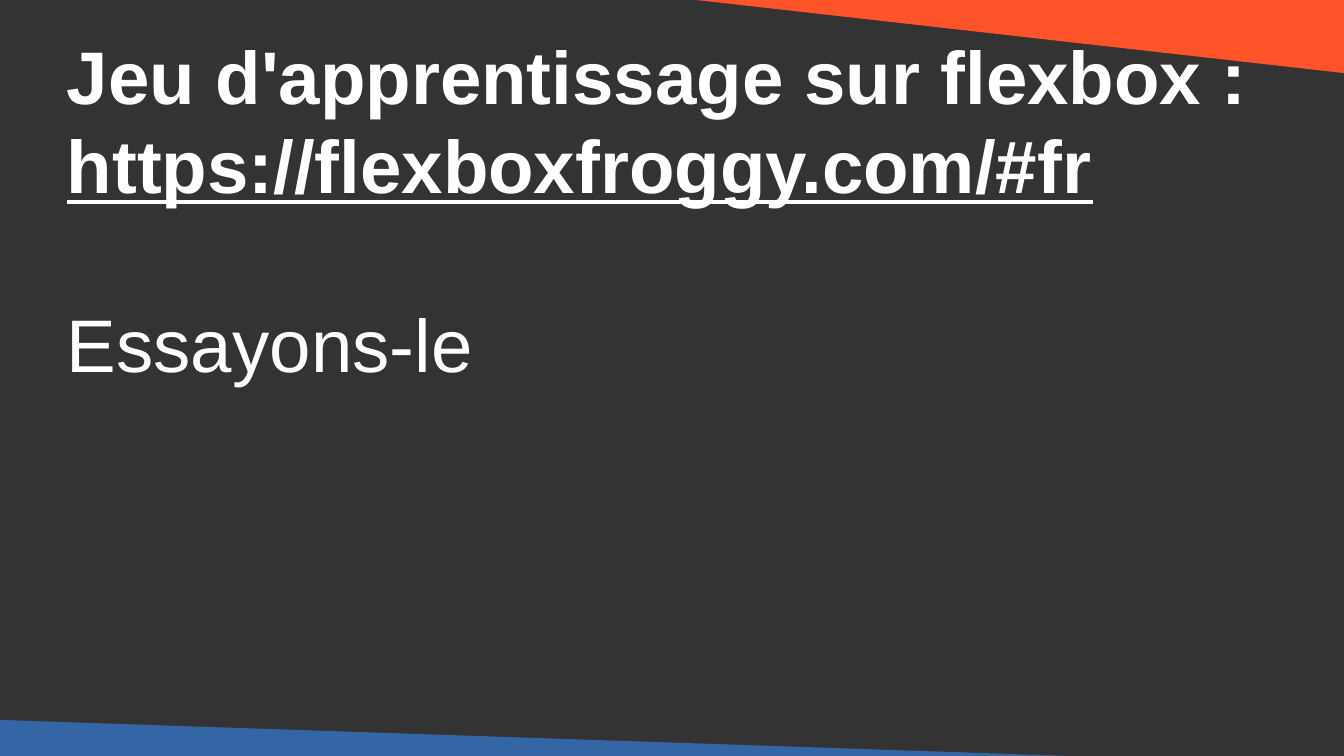
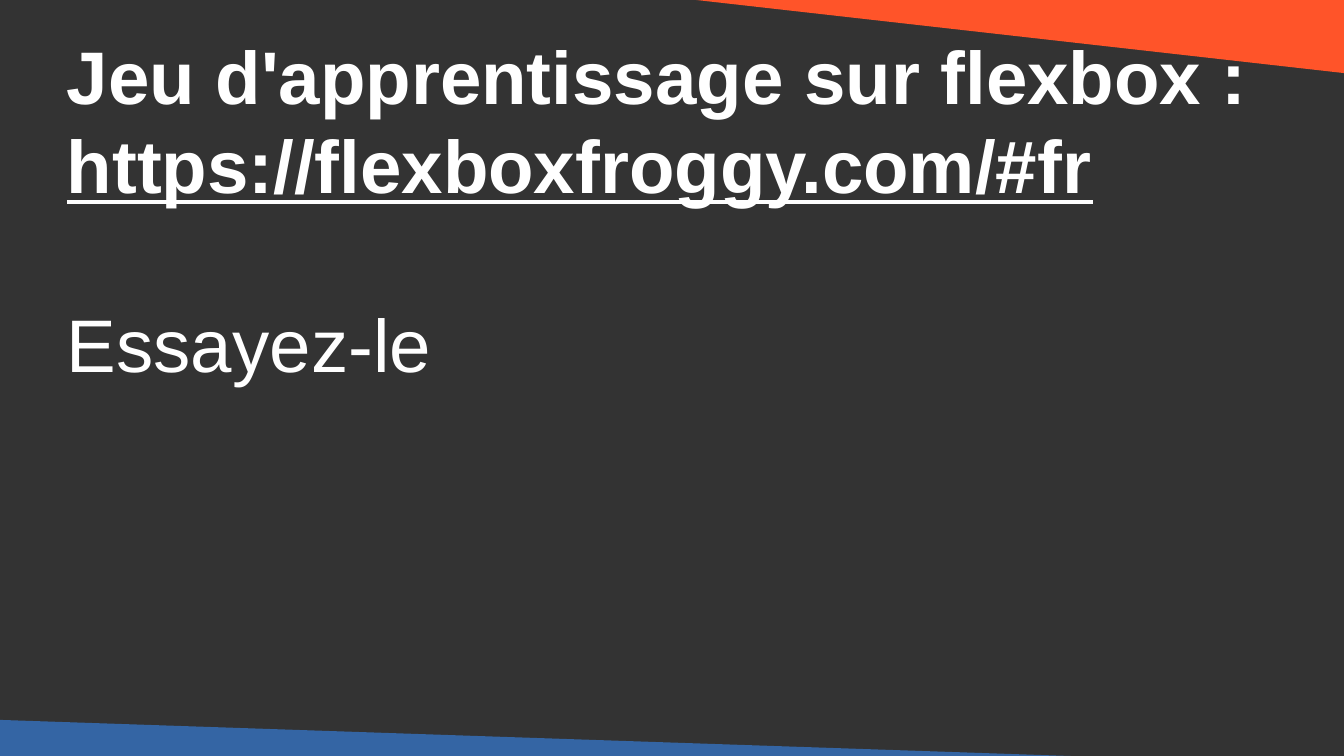
Before and after one commit to DanYellow/cours, a slide deck: slide 18 of integration-web-s1/travaux-pratiques/numero-8/presentation.odp. Drawn at 1344x756 pixels with LibreOffice and Linux fonts; fonts in the diff are those of the drawing. Boxes give left, top, right and bottom in pixels: in the first picture for what was removed or moved away, otherwise in the second. Text is boxed around its words. In the diff, an @@ line names an element or a change of style, - is before the commit and + after.

```diff
--- a/integration-web-s1/travaux-pratiques/numero-8/presentation.odp
+++ b/integration-web-s1/travaux-pratiques/numero-8/presentation.odp
@@ title at [67, 45, 1202, 386]: text changed @@
-Jeu d'apprentissage sur flexbox : https://flexboxfroggy.com/#fr
-Essayons-le
+Jeu d'apprentissage sur flexbox : https://flexboxfroggy.com/#fr
+Essayez-le
```
Also in this commit, not shown: 5 other slides changed, 7 other files.
